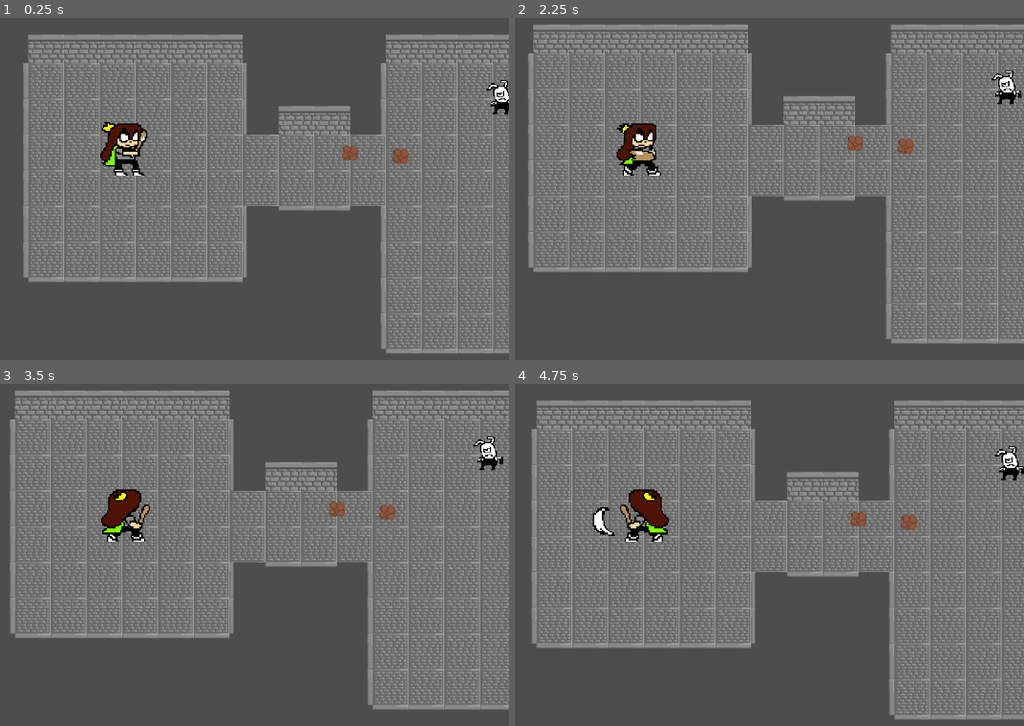
Above: before the commit, frames 1-4 (two rows, left to right).
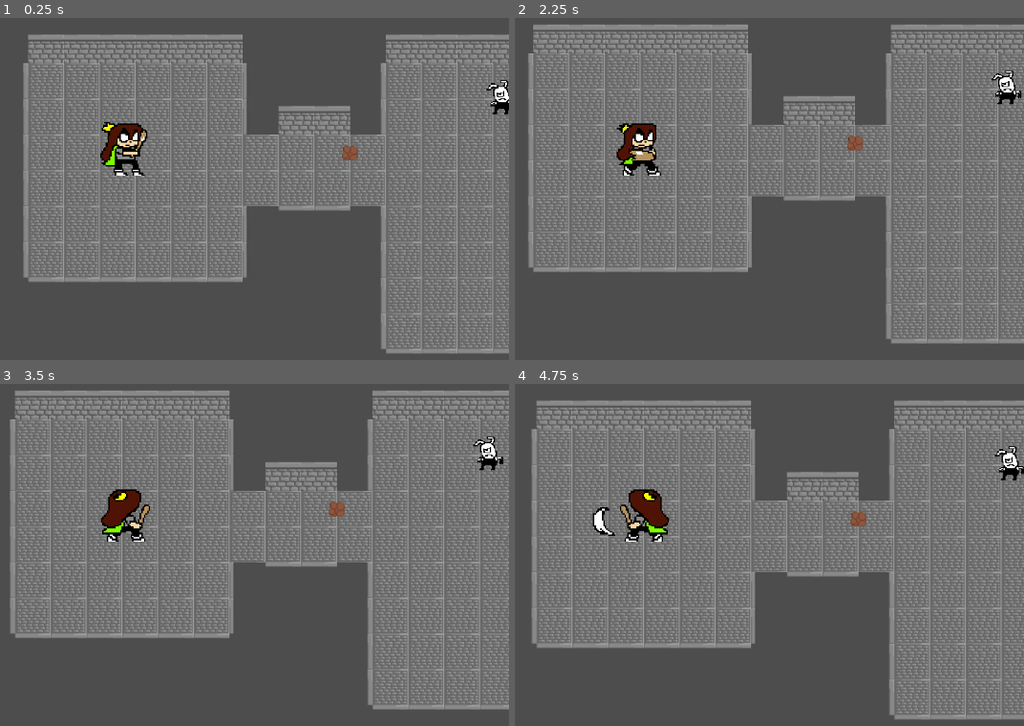
Above: after the commit, the same moments.

Repository: Megameca04/Proyecto_Cuki
Game: Godot game, scene res://Pruebas.tscn
The game is run twice, just before and just after one commit, with the same random seed, the same clock (stepped at 60 frames per second) and the same inputs.
Inputs:
- Up to frame 1 (0.25 s): no input
- Up to frame 2 (2.25 s): tap Enter at 0.5 s; hold Right (ui_right) 0.53-1.28 s; hold Z (Atacar) 0.53-1.28 s; hold Down (ui_down) 1.28-2.03 s; tap X (Dash) at 1.35 s; hold Right (ui_right) from 2.03 s (still down); hold Z (Atacar) from 2.03 s (still down)
- Up to frame 3 (3.5 s): release Right (ui_right) at 2.78 s; release Z (Atacar) at 2.78 s; hold Up (ui_up) from 2.78 s (still down); tap X (Dash) at 2.85 s
- Up to frame 4 (4.75 s): release Up (ui_up) at 3.53 s; hold Z (Atacar) 3.53-4.28 s; hold Left (ui_left) from 3.53 s (still down); tap X (Dash) at 4.35 s

The runs differ from the first frame. In frame 1, 0.1% of the frame differs, in the area x 77-81%, y 38-43%; in frame 2, 0.1%; in frame 3, 0.1%; in frame 4, 0.1%, in the area x 75-79%, y 38-43%.

Commit message:
Poison effect working

Diff:
--- a/Cuki-Clash of the Kuins/Pruebas.tscn
+++ b/Cuki-Clash of the Kuins/Pruebas.tscn
@@ -40,6 +40,7 @@
 
 [node name="Node2D" type="Node2D"]
 y_sort_enabled = true
+metadata/_edit_horizontal_guides_ = [-222.0]
 
 [node name="Rabion" parent="." instance=ExtResource("4_t0wj2")]
 position = Vector2(513, 80)
@@ -91,8 +92,5 @@
 format = 2
 layer_0/tile_data = PackedInt32Array(65536, 1, 1, 131072, 1, 1, 196608, 1, 1, 262144, 1, 1, 327680, 1, 1, 65543, 131073 …(10690 unchanged characters)…
 
-[node name="Freeze" parent="." instance=ExtResource("8_wj6ta")]
+[node name="Poison" parent="." instance=ExtResource("8_wj6ta")]
 position = Vector2(360, 126)
-
-[node name="Water" parent="." instance=ExtResource("8_wj6ta")]
-position = Vector2(411, 129)
--- a/Cuki-Clash of the Kuins/Scripts/Cuki.gd
+++ b/Cuki-Clash of the Kuins/Scripts/Cuki.gd
@@ -99,7 +99,10 @@
 		$Health_bar.show() #mostrar salud
 		$Hide_timer.start() #cuando se desactiva la salud
 		$Visual_anim.play("Hurt") #efecto de daño
-		health.current -= healthLost #reduce salud
+		if elemental_state.getTemporalState() != "Venom":
+			health.current -= healthLost #reduce salud
+		else:
+			health.current -= healthLost * 2
 
 func game_over():
 	self.set_physics_process(false)
Not shown: 2 places in Cuki-Clash of the Kuins/Entidades/Chooty.tscn that only renumber resources
Not shown: 2 places in Cuki-Clash of the Kuins/Entidades/Cuki.tscn that only renumber resources
Not shown: 2 places in Cuki-Clash of the Kuins/Entidades/Rabion.tscn that only renumber resources
Not shown: 2 places in Cuki-Clash of the Kuins/Entidades/blonk.tscn that only renumber resources
Not shown: 2 places in Cuki-Clash of the Kuins/Entidades/explosive_eater.tscn that only renumber resources
